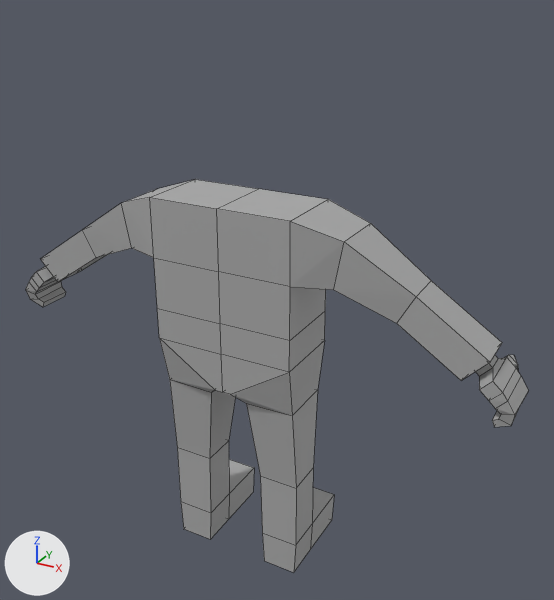
What one commit did to the Blender file blends/000-blank_view.blend.
Both versions are drawn from a 50 mm camera at (0.969, -1.566, 1.594) aimed at (0.057, 0.092, 0.765). Arrows for +X, +Y and +Z are at lower left; the lights stay in place. Mesh edges are drawn as thin lines.

The older version as bpy lines, for what is in view:
```python
me_cube_001 = bpy.data.meshes.new('Cube.001')
me_cube_001.from_pydata(...)  # 96 vertices, 90 faces; spans x -0.734..0.0, y -0.1..0.204, z -0.001..1.062
me_cube_001.materials.append(mat_material_001)
ob_cube = bpy.data.objects.new('Cube', me_cube_001)
ob_cube.location = (0.0, 0.0, 0.0)
_m = ob_cube.modifiers.new('Mirror', 'MIRROR')
_m.use_clip = True
```
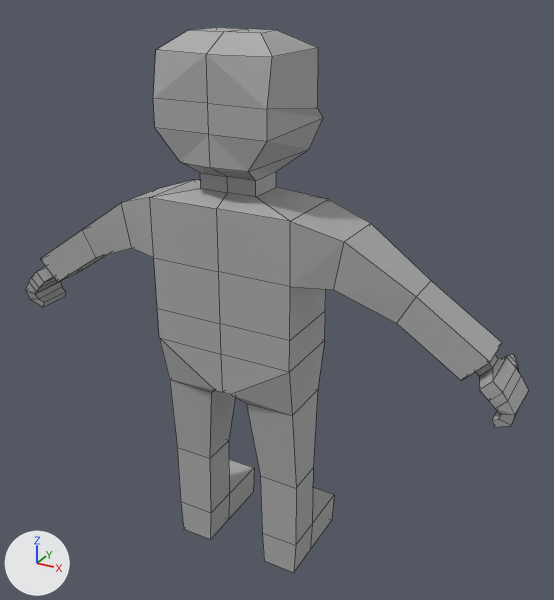
What changed in the scene script:
```text
Change me_cube_001:
    used by ob_cube; location = (0.0, 0.0, 0.0)
    remove me_cube_001.from_pydata(...)  # 96 vertices, 90 faces; spans x -0.734..0.0, y -0.1..0.204, z -0.001..1.062
    add me_cube_001.from_pydata(...)  # 124 vertices, 111 faces; spans x -0.734..0.0, y -0.121..0.204, z -0.001..1.454
    me_cube_001 part 1
    1 face is deleted
    28 vertices are added at x -0.151..0.0, y -0.121..0.182, z 1.089..1.454
    22 new faces join them
```

Changed parts and their boxes (x1, y1, x2, y2) in the pictures (554 x 600 px):
'Cube', reshaped (39% taller): before (26, 179, 529, 572); after (26, 27, 529, 572)
part 1 of me_cube_001, built on: before (150, 179, 328, 221); after (150, 27, 328, 221)
